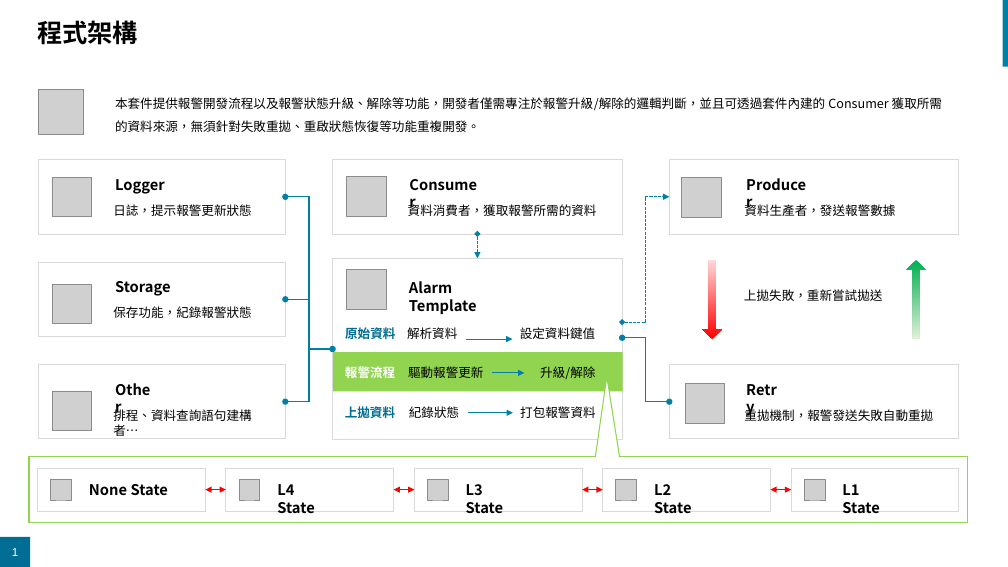
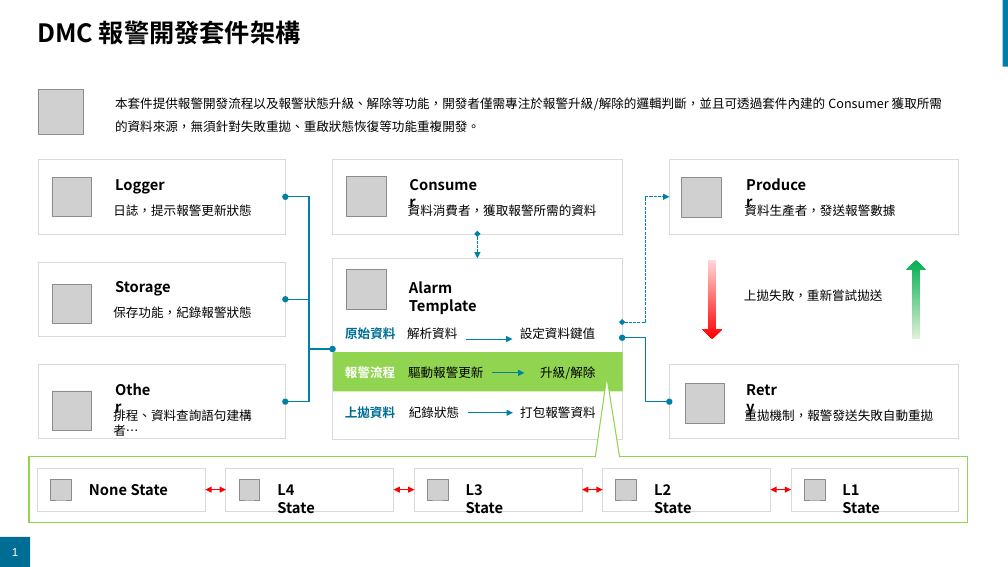
Before and after one commit to SteveLin100132/dmc, a slide deck: slide 1 of docs/architecture.pptx. Drawn at 1008x567 pixels with LibreOffice and Linux fonts; fonts in the diff are those of the drawing; grey boxes stand for pictures; background and template pictures are left out. Boxes give left, top, right and bottom in pixels: in the first picture for what was removed or moved away, otherwise in the second. Text is boxed around its words. In the diff, an @@ line names an element or a change of style, - is before the commit and + after.

```diff
--- a/docs/architecture.pptx
+++ b/docs/architecture.pptx
@@ title at (x1=37, y1=20, x2=301, y2=45): text changed @@
-程式架構
+DMC 報警開發套件架構
```
Also in this commit, not shown: 9 other slides changed, 7 slides added.
